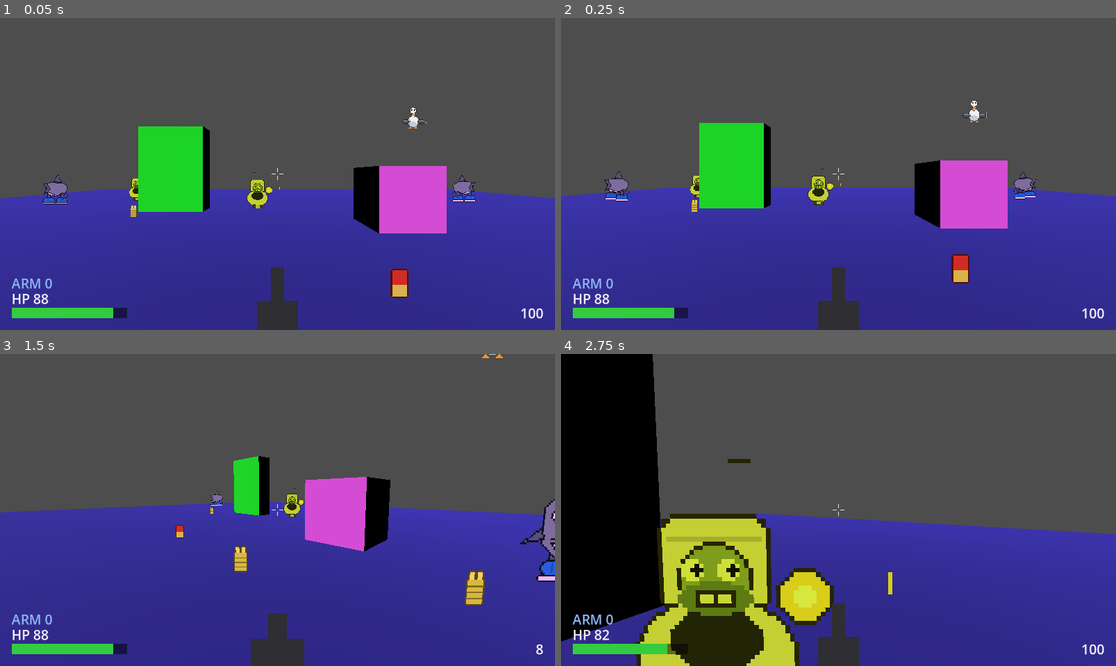
Above: before the commit, frames 1-4 (two rows, left to right).
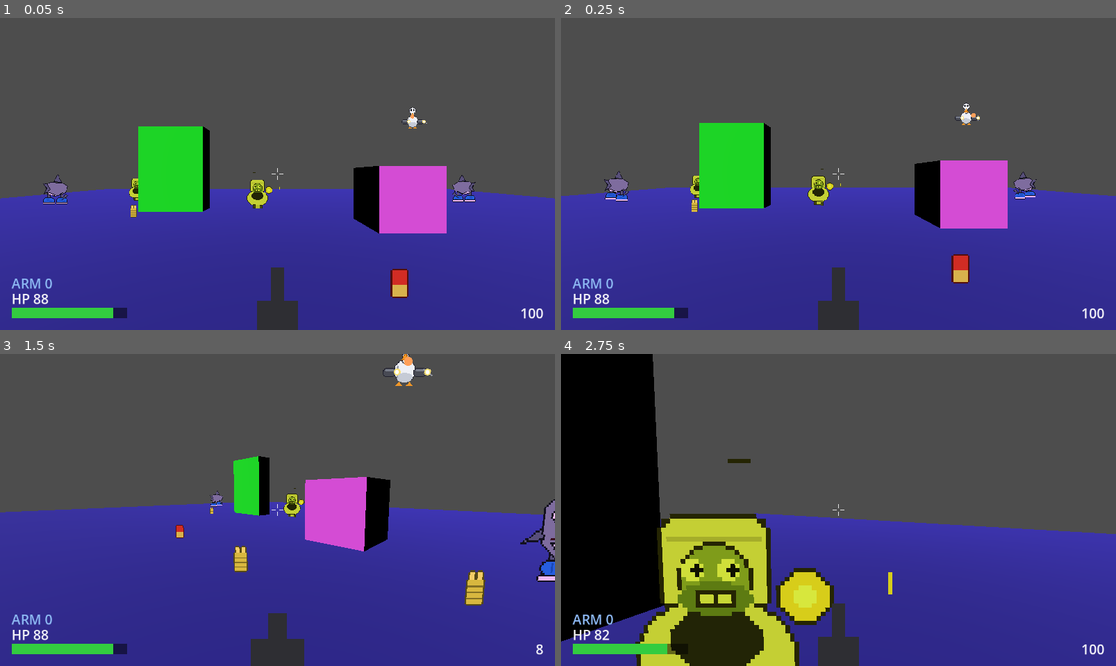
Above: after the commit, the same moments.

Repository: Rognlosh/DoomGodotYandex
Game: Godot game, scene res://scenes/main/main.tscn
Same seed, same stepped clock (60 frames per second), same inputs: the game is played once before the commit and once after it.
Inputs (mouse positions are in pixels of both pictures, inside the frame that each line leads up to):
- Up to frame 1 (0.05 s): no input
- Up to frame 2 (0.25 s): no input
- Up to frame 3 (1.5 s): tap Enter at 0.5 s; move the mouse to (399, 494) at 0.52 s; press the mouse at (399, 494) at 0.53 s; hold D (move_right) 0.53-1.28 s; tap Space (jump) at 0.77 s; move the mouse to (249, 510) at 1.27 s; release the mouse at (249, 510) at 1.28 s; hold W (move_forward) from 1.28 s (still down); tap Mouse wheel up (weapon_next) at 1.35 s
- Up to frame 4 (2.75 s): keep holding W (move_forward); tap Space (jump) at 1.52 s; move the mouse to (849, 503) at 2.02 s; hold Mouse wheel down (weapon_prev) from 2.03 s (still down)

The runs differ from the first frame. In frame 1, less than 0.1% of the frame differs, in the area x 72-77%, y 28-36%; in frame 2, 0.2%; in frame 3, 0.4%, in the area x 68-91%, y 0-11%; in frame 4, nothing differs.

Commit message:
Update flyer.tscn

Diff:
--- a/scenes/enemies/flyer.tscn
+++ b/scenes/enemies/flyer.tscn
@@ -7,14 +7,18 @@
 
 [node name="Flyer" unique_id=360318765 instance=ExtResource("1_tg8yd")]
 script = ExtResource("2_7tqhk")
-target_height_offset = 1.0
+hover_height = 5.0
+standoff_range = 9.0
+height_gain = 2.0
 hover_damp = 12.0
+strafe_speed = 2.2
+strafe_interval = 1.4
 projectile_scene = ExtResource("3_r6o5u")
 aim_height = 1.0
 muzzle_forward = 0.6
 move_speed = 5.0
 detection_range = 40.0
-attack_range = 1.8
+attack_range = 20.0
 attack_cooldown = 1.4
 
 [node name="Sprite3D" parent="." index="1" unique_id=913123013]
